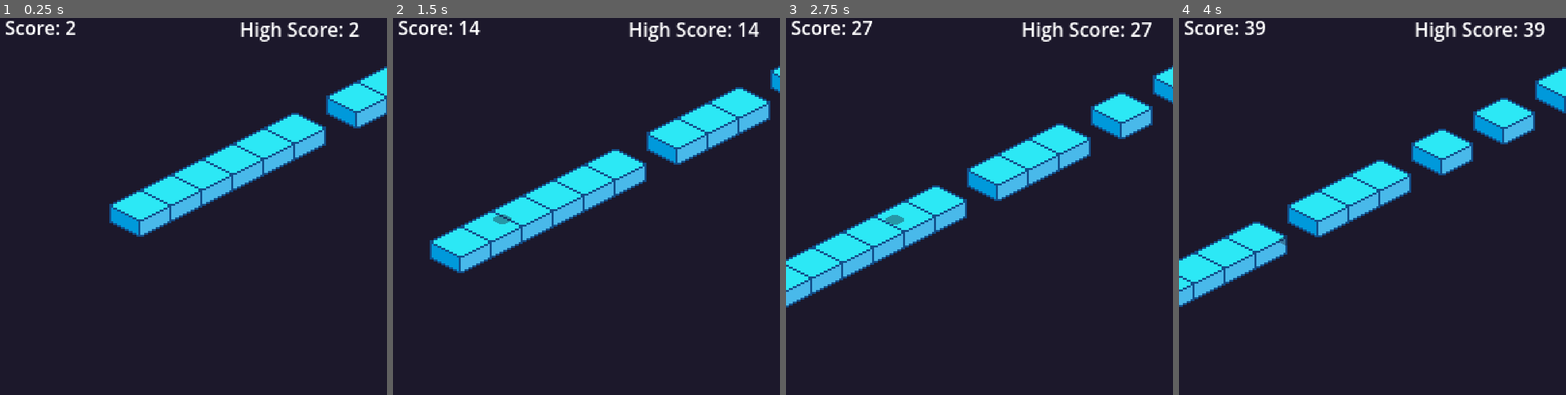
Above: before the commit, frames 1-4 (left to right).
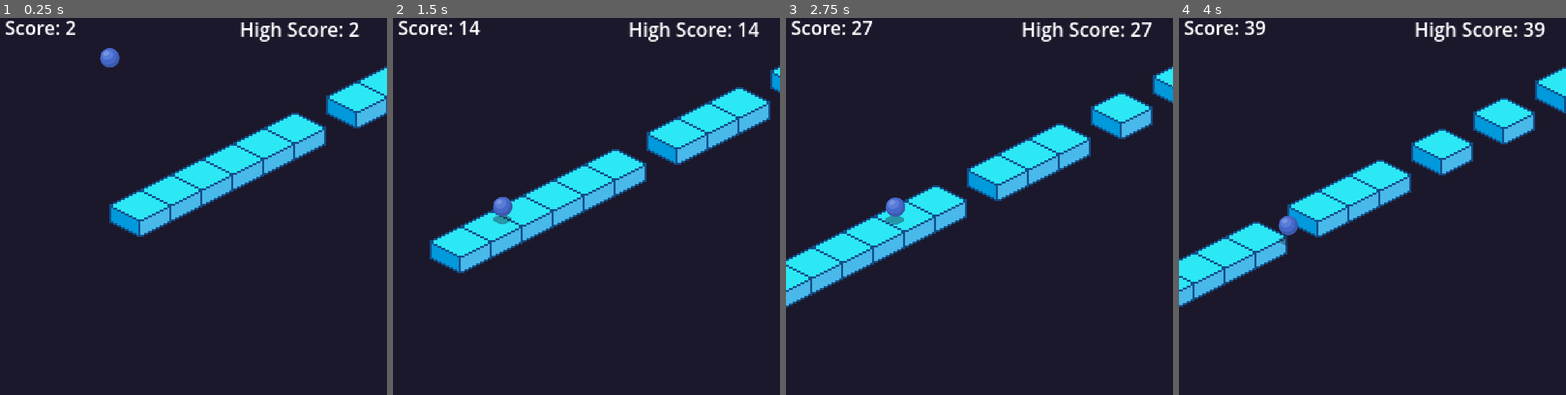
Above: after the commit, the same moments.

Repository: ofknee/tap-tap-tap
Game: Godot game, scene res://scenes/important/game.tscn
Two runs of this game, one before a commit and one after it. Both use one fixed random seed, a clock stepped at 60 frames per second and the inputs below.
Inputs:
- Up to frame 1 (0.25 s): no input
- Up to frame 2 (1.5 s): tap Enter (ui_accept) at 0.5, 0.77 s; hold Right (ui_right) from 0.53 s (still down)
- Up to frame 3 (2.75 s): tap Enter (ui_accept) at 1.52 s; release Right (ui_right) at 2.03 s; hold Left (ui_left) from 2.03 s (still down)
- Up to frame 4 (4 s): release Left (ui_left) at 2.78 s; hold Right (ui_right) from 2.78 s (still down); tap Enter (ui_accept) at 3.02, 3.77 s

The runs differ from the first frame. In frame 1, 0.2% of the frame differs, in the area x 25-31%, y 7-14%; in frame 2, 0.2%, in the area x 25-31%, y 47-53%; in frame 3, 0.2%; in frame 4, 0.2%.

Commit message:
fix missing sphere

Diff:
--- a/resources/iso_tile_set.tres
+++ b/resources/iso_tile_set.tres
@@ -1,6 +1,6 @@
 [gd_resource type="TileSet" format=3 uid="uid://byx3g6f56lrna"]
 
-[ext_resource type="Texture2D" uid="uid://echqjr6fdq5u" path="res://assets/environment/Isometric Tileset/take3.png" id="1_k7bcd"]
+[ext_resource type="Texture2D" uid="uid://echqjr6fdq5u" path="res://assets/iso/environment/Isometric Tileset/take3.png" id="1_k7bcd"]
 
 [sub_resource type="TileSetAtlasSource" id="TileSetAtlasSource_rynda"]
 texture = ExtResource("1_k7bcd")
--- a/scenes/important/game.tscn
+++ b/scenes/important/game.tscn
@@ -1,8 +1,8 @@
 [gd_scene format=3 uid="uid://wkur7bfdvfoo"]
 
 [ext_resource type="PackedScene" uid="uid://j28wlyk5oqu2" path="res://scenes/iso/jump_strip.tscn" id="1_uup8x"]
-[ext_resource type="Texture2D" path="res://assets/sphere.png" id="3_43k1h"]
 [ext_resource type="Script" uid="uid://bhgujarx8u4nd" path="res://scenes/iso/player.gd" id="3_twlvc"]
+[ext_resource type="Texture2D" uid="uid://b7ciyxbnwtvme" path="res://assets/iso/sphere.png" id="4_0peuu"]
 [ext_resource type="PackedScene" uid="uid://cy63vrwb4d4ns" path="res://killzone.tscn" id="4_43k1h"]
 [ext_resource type="Texture2D" uid="uid://cj3q5gweuqo2v" path="res://assets/iso/shadow.png" id="4_twlvc"]
 
@@ -64,7 +64,7 @@
 
 [node name="Sprite2D" type="Sprite2D" parent="player" unique_id=2090611005]
 scale = Vector2(0.8, 0.8)
-texture = ExtResource("3_43k1h")
+texture = ExtResource("4_0peuu")
 flip_h = true
 
 [node name="CollisionShape2D" type="CollisionShape2D" parent="player" unique_id=257669551]
